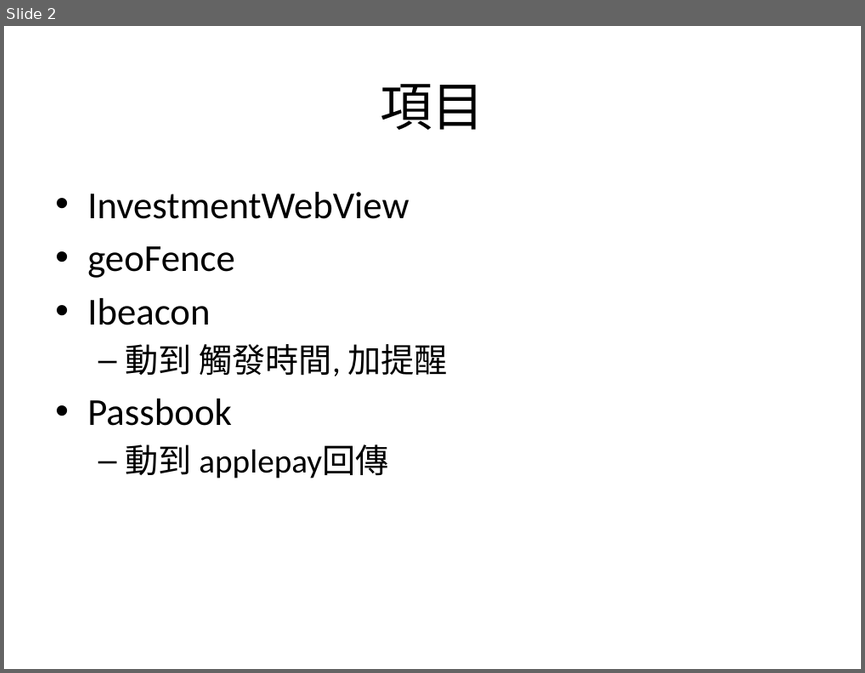
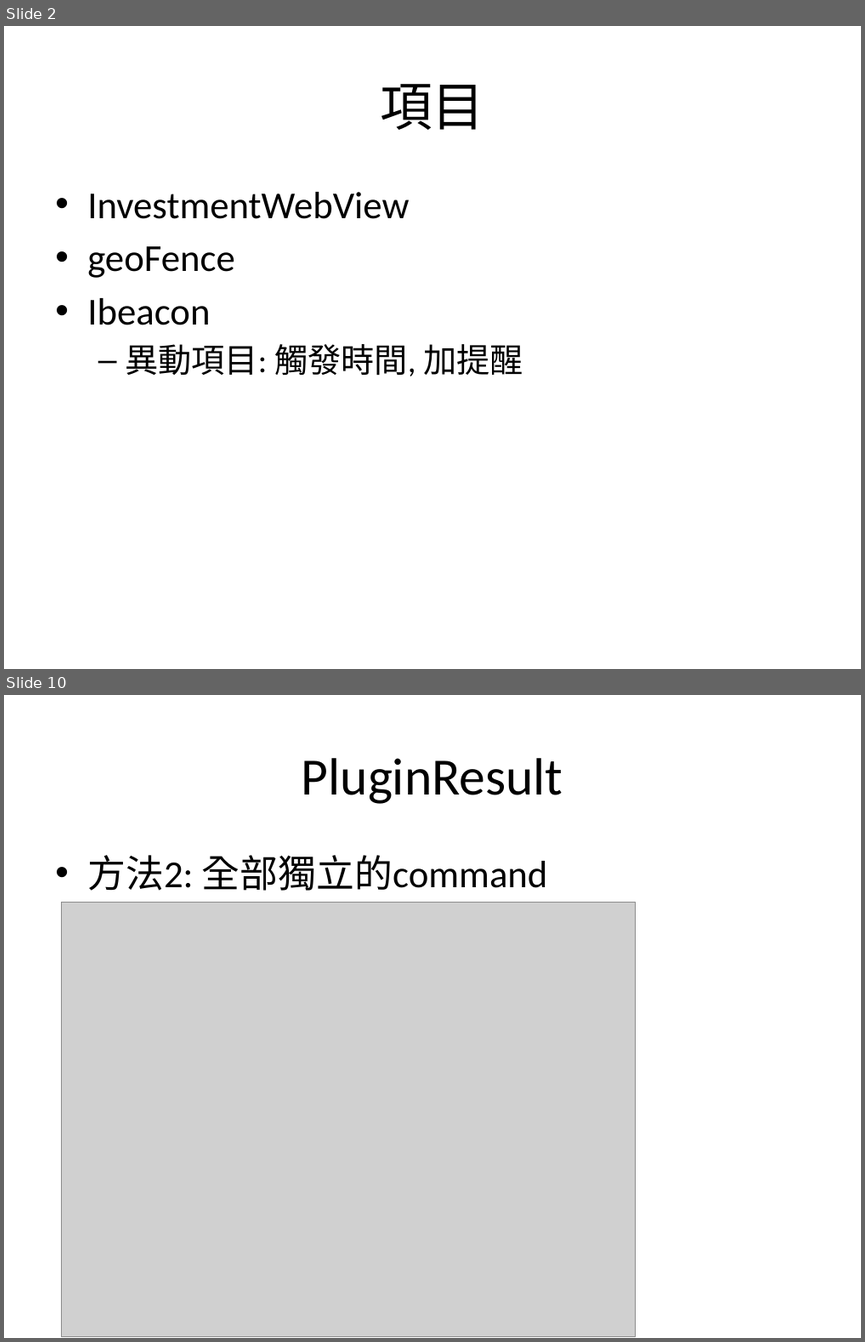
Before and after one commit to kodakjerec/myWebView, a slide deck: sequence/SCMobile負責項目.pptx. Shown one above the other, each under a label of ours: slide 2 before the commit, slides 2 and 10 after it; the slides between them are not shown. The pictures are 865x673 and 865x1342 pixels, drawn with LibreOffice and Linux fonts; fonts in the diff are those of the drawing; grey boxes stand for pictures. Boxes give left, top, right and bottom in pixels: in the first picture for what was removed or moved away, otherwise in the second. Text is boxed around its words. In the diff, an @@ line names an element or a change of style, - is before the commit and + after.

```diff
--- a/sequence/SCMobile負責項目.pptx
+++ b/sequence/SCMobile負責項目.pptx
@@ slide 10 added at (x1=4, y1=695, x2=861, y2=1338), background #FFFFFF @@
@@ title added at (x1=302, y1=758, x2=563, y2=804), 44 pt, text #000000 @@
+PluginResult
@@ text added at (x1=87, y1=855, x2=548, y2=891), 32 pt, text #000000 @@
+• 方法2: 全部獨立的command
@@ picture added at (x1=62, y1=902, x2=635, y2=1337) @@
@@ slide 2 changed as well @@
@@ text at (x1=125, y1=344, x2=522, y2=376): text changed @@
-  – 動到 觸發時間, 加提醒
-• Passbook
-  – 動到 applepay回傳
+  – 異動項目: 觸發時間, 加提醒
```
Also in this commit, not shown: 4 other slides changed, 15 other slides added, 1 slide removed, 11 other files.
